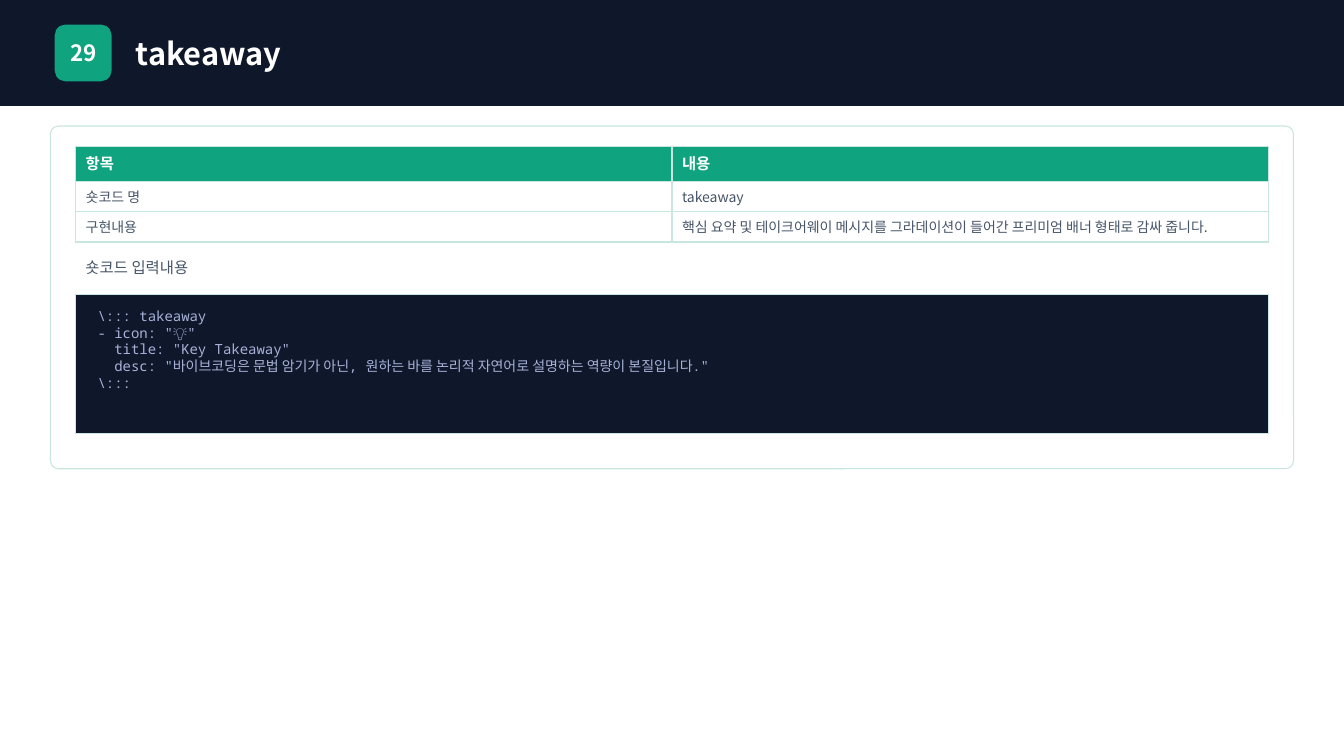
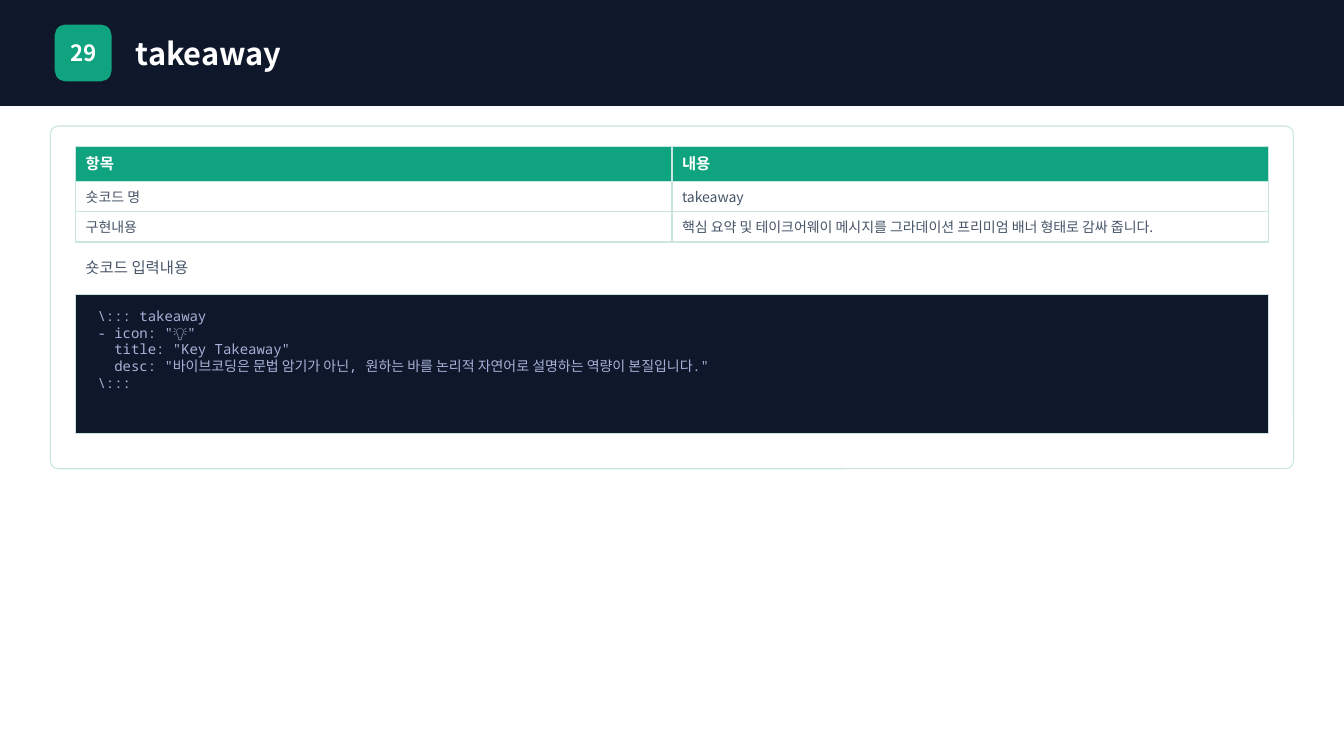
Before and after one commit to chamgil71/creative-spark, a slide deck: slide 32 of public/showcase/showcase.pptx (slide 37 before the commit). Drawn at 1344x756 pixels with LibreOffice and Linux fonts; fonts in the diff are those of the drawing. Boxes give left, top, right and bottom in pixels: in the first picture for what was removed or moved away, otherwise in the second. Text is boxed around its words. In the diff, an @@ line names an element or a change of style, - is before the commit and + after.

```diff
--- a/public/showcase/showcase.pptx
+++ b/public/showcase/showcase.pptx
@@ table at (76, 146, 1269, 247) @@
-row 3, column 2: 핵심 요약 및 테이크어웨이 메시지를 그라데이션이 들어간 프리미엄 배너 형태로 감싸 줍니다.
+row 3, column 2: 핵심 요약 및 테이크어웨이 메시지를 그라데이션 프리미엄 배너 형태로 감싸 줍니다.
```
Also in this commit, not shown: 14 other slides changed, 4 slides added, 5 slides removed, 50 other files.
